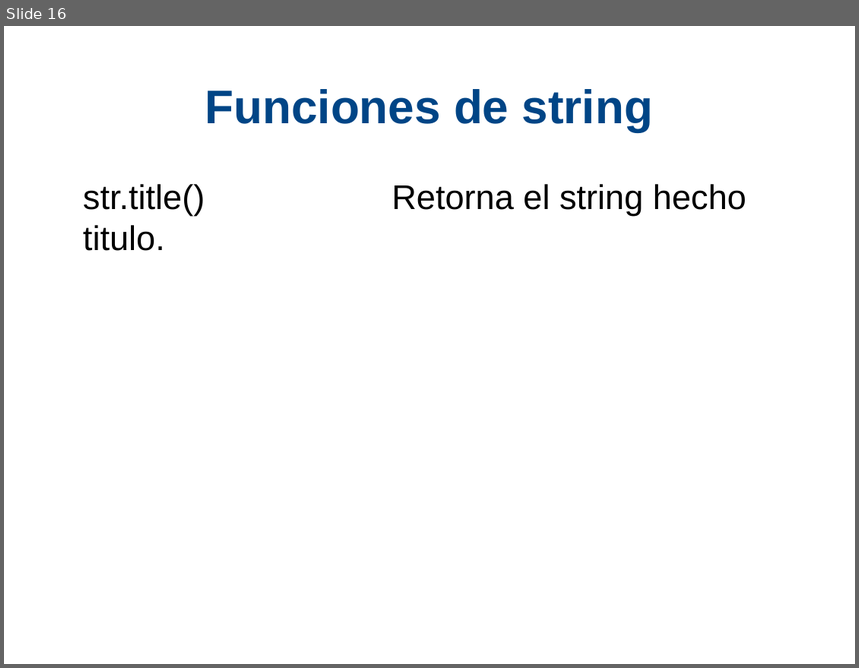
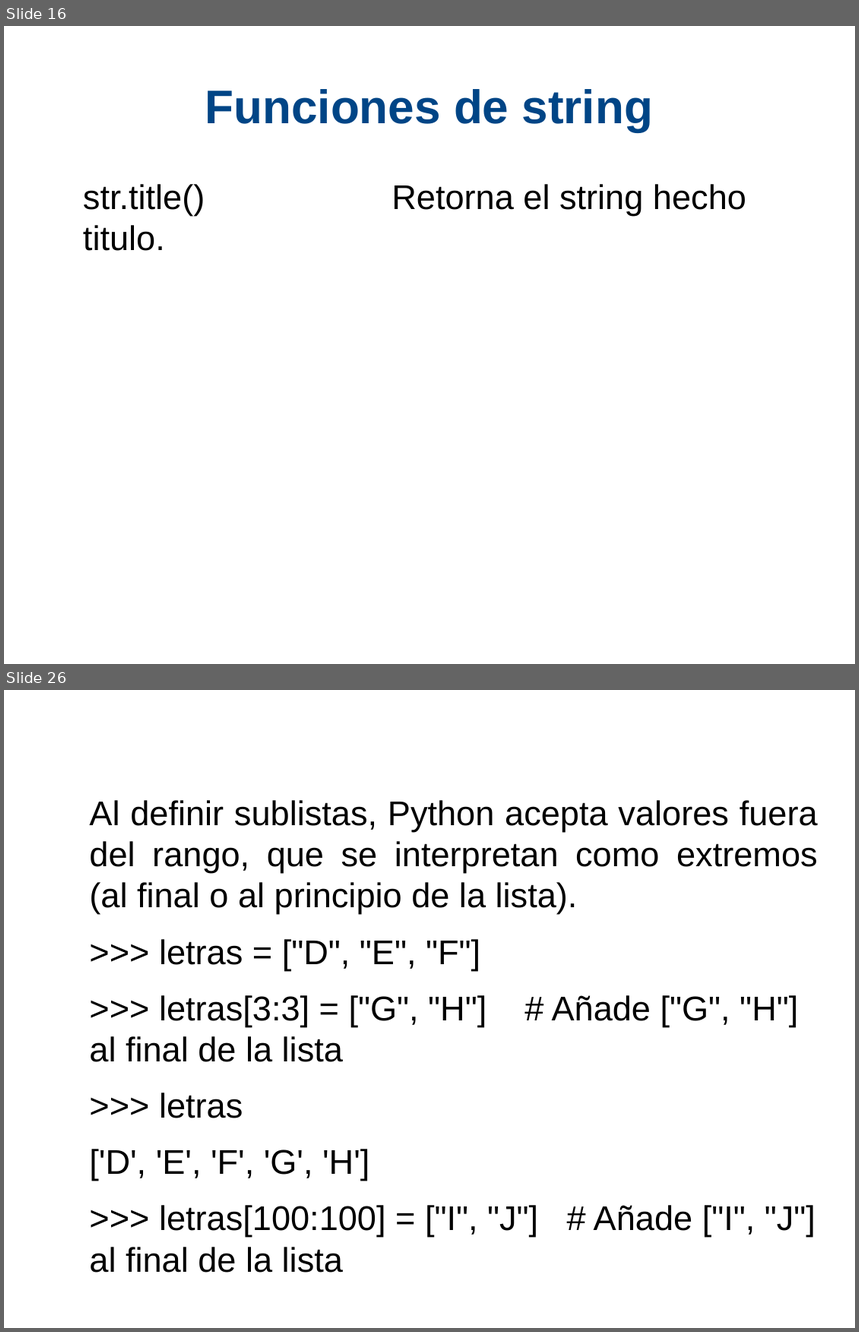
Before and after one commit to xDavidPM/Taller-Python, a slide deck: Python diapositiva.odp. Shown one above the other, each under a label of ours: slide 16 before the commit, slides 16 and 26 after it; the slides between them are not shown. The pictures are 859x668 and 859x1332 pixels, drawn with LibreOffice and Linux fonts; fonts in the diff are those of the drawing; background and template pictures are left out. Boxes give left, top, right and bottom in pixels: in the first picture for what was removed or moved away, otherwise in the second. Text is boxed around its words. In the diff, an @@ line names an element or a change of style, - is before the commit and + after.

```diff
--- a/Python diapositiva.odp
+++ b/Python diapositiva.odp
@@ slide 26 added at [4,690,855,1328], background #FFFFFF @@
@@ text added at [89,800,818,1273], 32 pt, text #000000 @@
+Al definir sublistas, Python acepta valores fuera del rango, que se interpretan como extremos (al final o al principio de la lista).
+>>> letras = ["D", "E", "F"]
+>>> letras[3:3] = ["G", "H"] # Añade ["G", "H"] al final de la lista
+>>> letras
+['D', 'E', 'F', 'G', 'H']
+>>> letras[100:100] = ["I", "J"] # Añade ["I", "J"] al final de la lista
```
Also in this commit, not shown: 4 slides changed, 10 other slides added, 1 other file.
